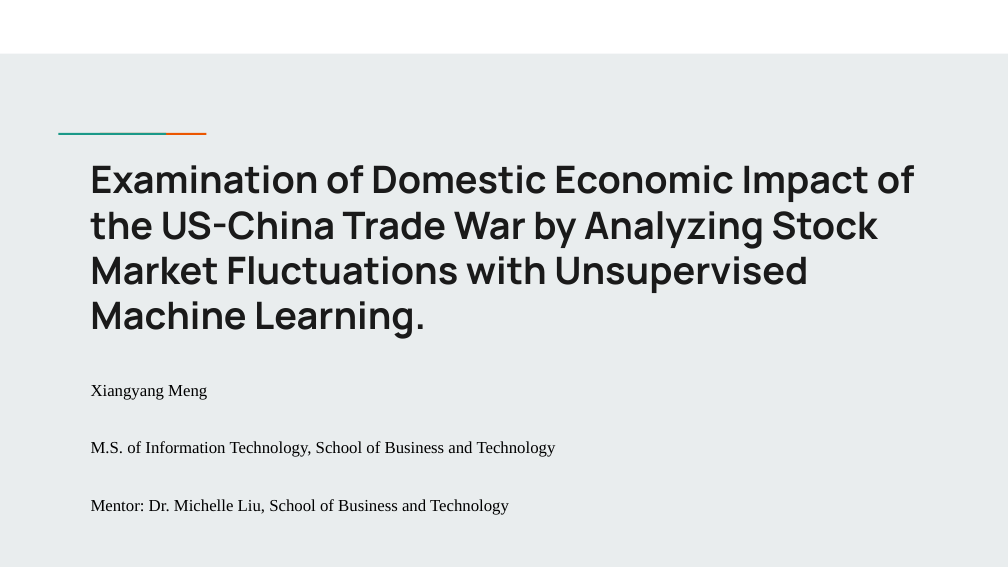
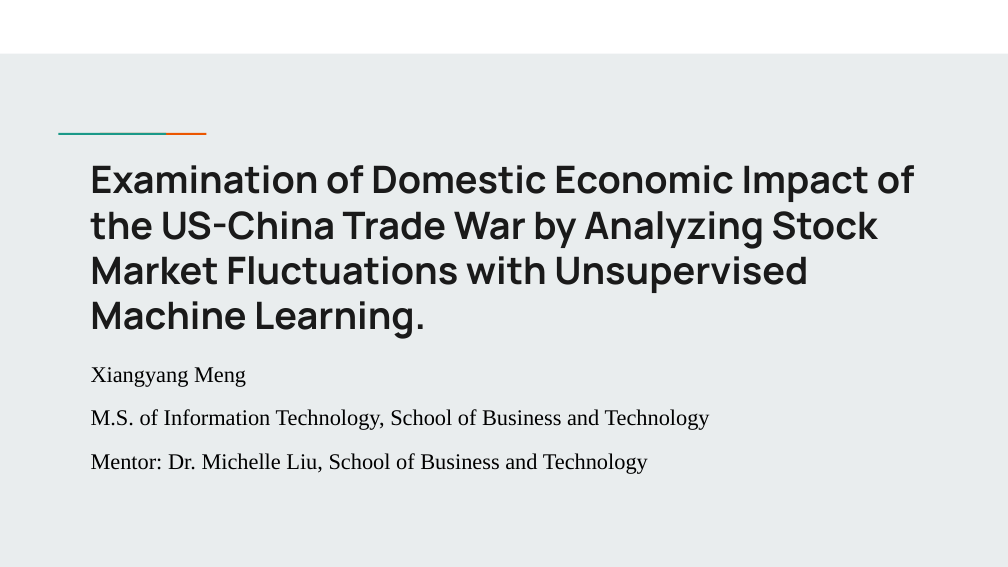
Before and after one commit to okcaiko-gmail/Fionastudy, a slide deck: slide 1 of Examination of Domestic Economic Impact of the US-China Trade War by Analyzing Stock Market Fluctuations with Unsupervised Machine Learning.pptx. Drawn at 1008x567 pixels with LibreOffice and Linux fonts; fonts in the diff are those of the drawing. Boxes give left, top, right and bottom in pixels: in the first picture for what was removed or moved away, otherwise in the second. Text is boxed around its words. In the diff, an @@ line names an element or a change of style, - is before the commit and + after.

```diff
--- a/Examination of Domestic Economic Impact of the US-China Trade War by Analyzing Stock Market Fluctuations with Unsupervised Machine Learning.pptx
+++ b/Examination of Domestic Economic Impact of the US-China Trade War by Analyzing Stock Market Fluctuations with Unsupervised Machine Learning.pptx
@@ subtitle "Xiangyang Meng" at [91,367,710,474]: size 12 to 16 pt; line spacing 2 to 1 @@
```
Also in this commit, not shown: 5 other slides changed.
